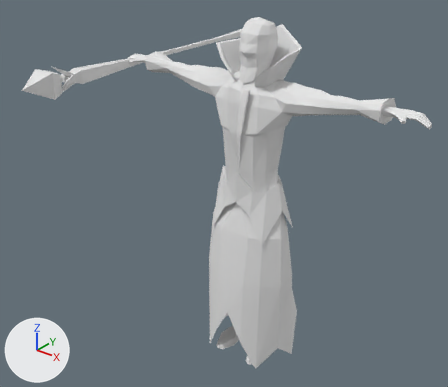
A saved change to the Blender file Assets/Objects/Characters/Earth Mage/earth_mage_3.blend.
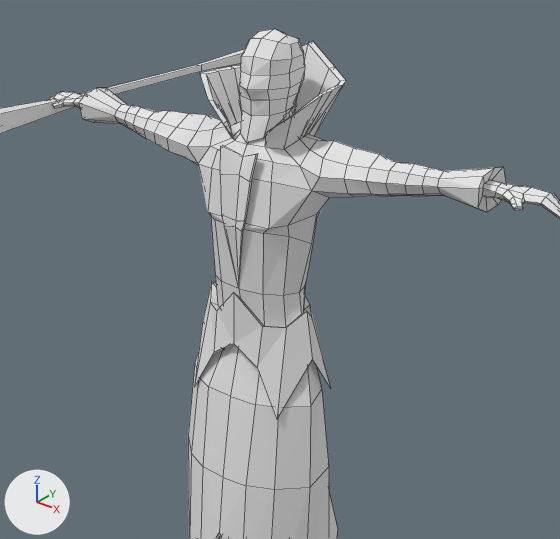
The first picture shows the older version from a 50 mm lens placed at (7.07, -9.7, 9.89), pointed at (-0.96, 0.34, 3.66). The close-ups show both versions on the part from 22% to 95% of the width and 0% to 82% of the height of that picture; other places that the commit changed are outside them. The axes (+X, +Y, +Z) are drawn at lower left. The lights are the same throughout. The close-ups show mesh edges as thin lines.

Objects in the first close-up: 'Sphere', 'character mesh'.
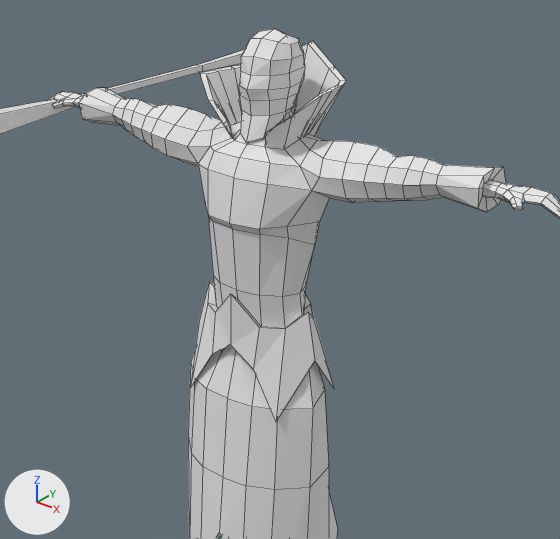
Location of each change, [x1, y1, x2, y2] in pixels of the close-ups (560 x 539 px; the box of a moved part takes in the faces that stretch with it):
part 1 of me_cube_010, moved or reshaped: [239, 85, 270, 116] in both
part 2 of me_cube_010, cut back: before [83, 88, 494, 487]; after [83, 88, 496, 487]

The change, as a diff of the scene's bpy script:
```diff
--- a/Assets/Objects/Characters/Earth Mage/earth_mage_3.blend.py
+++ b/Assets/Objects/Characters/Earth Mage/earth_mage_3.blend.py
@@ me_cube_010 @@
 # used by ob_character_mesh; location = (0.0, 0.0, 0.0); scale = (1.0, 0.677, 0.973)
 # verts and faces of me_cube_010; kept vertices keep their numbers, new ones are numbered from 328
 # before: 15 (0.0, -0.25, 7.21) at pixel (251, 100)
-me_cube_010.from_pydata(...)  # 328 vertices, 301 faces; spans x 0.0..3.65, y -1.08..2.48, z -0.02..7.96
+me_cube_010.from_pydata(...)  # 320 vertices, 292 faces; spans x 0.0..3.65, y -1.08..2.48, z -0.02..7.96
+# me_cube_010 part 1
+verts[15] = (0.0, -0.29, 7.21)  # moved, pixel (250, 100)
+# me_cube_010 part 2
+# 8 vertices are removed from x 0.13..0.25, y -0.74..-0.54, z 5.72..6.67
+# 9 faces are deleted
+# 5 vertices in x 0.0..0.46, y 0.87..0.95, z 3.43..5.67 move by (0.0, 0.04, 0.0)
+# 4 vertices in x 0.0..0.45, y 0.9..1.03, z 4.04..4.83 move by (0.0, 0.05, 0.0)
+# 4 vertices in x 0.0, y -0.75..-0.46, z 3.43..6.57 move by (0.0, -0.09, 0.0)
+# 4 vertices in x 0.52..0.61, y -0.27..-0.22, z 3.93..5.66 move by (0.01, -0.05, 0.0)
+# 3 vertices in x 0.0, y -0.53..-0.48, z 4.22..4.89 move by (0.0, -0.07, 0.0)
+# 3 vertices in x 0.36..0.4, y 0.73..0.82, z 4.83..5.68 move by (-0.01, 0.03, 0.0)
+# 85 vertices move from x 0.0..2.32, y -0.72..1.5, z 3.24..6.79 to x 0.0..2.32, y -0.82..1.59, z 3.24..6.86
 me_cube_010.materials.append(mat_material)
```
